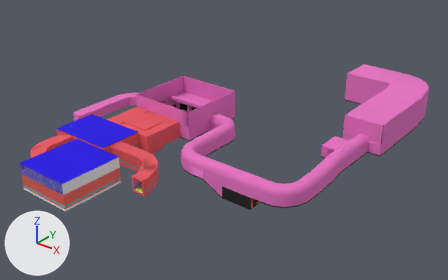
What one commit did to the FBX model Assets/Models/env/Level/Level2.fbx.
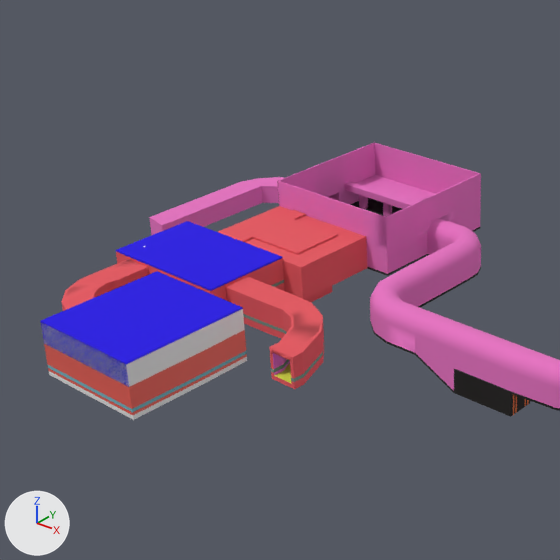
Each version appears first whole from a 50 mm lens placed at (63.1, -74.1, 49.0), pointed at (-0.5, 5.3, -0.2), and next in a close-up on the part from 0% to 61% of the width and 2% to 100% of the height. The lights are fixed; the arrows at lower left show +X, +Y and +Z. Where no turn or scale is listed for an object, it has been applied to the vertices. Vertices at the same position are counted once.
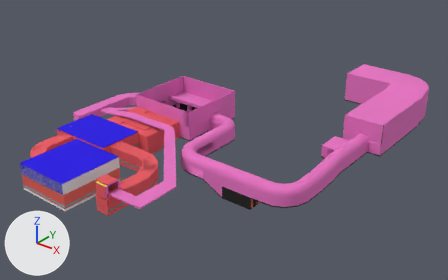
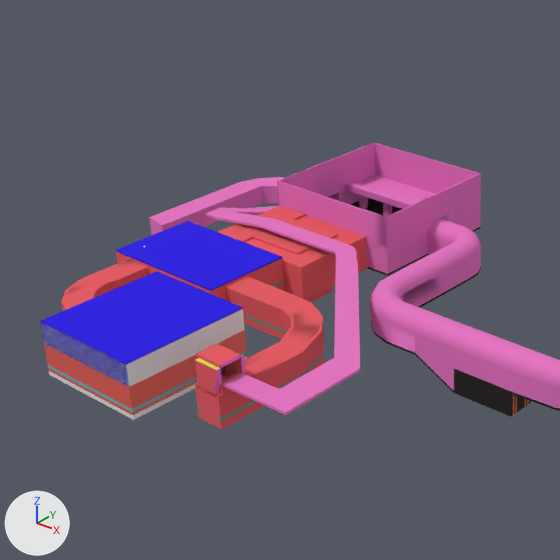
The edits, one by one:
Material 'PoolWall' (mat_poolwall) is new.
Its base color is (0.8, 0.8, 0.8) (white #e7e7e7).
Material 'Pool Floor' (mat_pool_floor) is new.
Its base color is (0.8, 0.8, 0.8) (white #e7e7e7).
me_cube_002 is used by ob_cube_001; location (0.0, 0.0, 0.0).
me_cube_002 had 5502 vertices, 5645 faces and spanned x -27.9..25.3, y -8.4..40.2, z -2.1..6.9.
me_cube_002 now has 5668 vertices, 5814 faces and spans x -27.9..25.3, y -25.1..40.2, z -2.1..6.9.
Part 2, on me_cube_002:
105 faces are deleted.
56 vertices are added at x -22.2..9.1, y -25.1..0.0, z 1.9..3.9.
30 new vertices lie (0.9, 0.0, 0.0) away from vertices in x -6.7, y 1.0..8.7, z 0.1..5.3.
32 new vertices lie (0.0, -1.9, 0.0) away from vertices in x -18.3..-5.0, y 4.8..4.9, z 1.9..2.1.
28 new vertices lie (0.0, -0.9, 0.0) away from vertices in x -18.3..-5.0, y 2.9..3.0, z 1.9..2.1.
12 new vertices lie (0.0, 0.9, 0.0) away from vertices in x -14.8..-10.7, y 1.1, z 1.9..2.1.
8 new vertices lie (0.0, -1.8, 0.0) away from vertices in x -13.1..-10.7, y 4.8, z 1.9..2.1.
9 new faces join them, mat_yellow_strip (orange #e77640).
29 new faces join them, mat_asphalt.
236 new faces join them, mat_concrete (pink #e773c2).
me_cube is used by ob_cube; location (0.0, 0.0, 0.0).
me_cube had 2149 vertices, 2040 faces and spanned x -21.6..3.1, y -28.5..1.0, z -3.7..4.9.
me_cube now has 2283 vertices, 2189 faces and spans x -21.6..3.1, y -28.5..1.0, z -3.7..5.4.
me_cube part 1: 135 vertices added at x 0.5..3.1, y -25.5..-18.4, z 0.3..5.4.
me_cube now uses material mat_poolwall (white #e7e7e7).
me_cube now uses material mat_pool_floor (white #e7e7e7).

Location of each change, (x1, y1, x2, y2) in pixels of the close-ups (560 x 560 px):
'Cube', reshaped
    before: (40, 206, 367, 420)
    after: (40, 206, 367, 429)
part 1 of me_cube, added
    after: (195, 343, 299, 429)
part 2 of me_cube_002, built on (pink)
    after: (206, 206, 360, 415)
